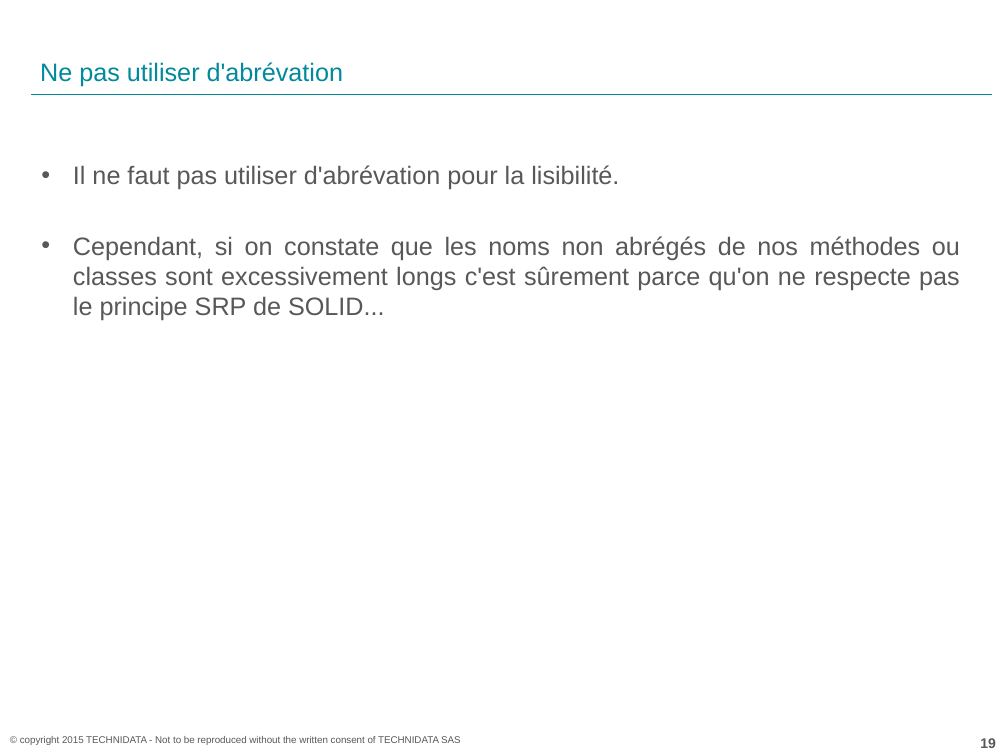
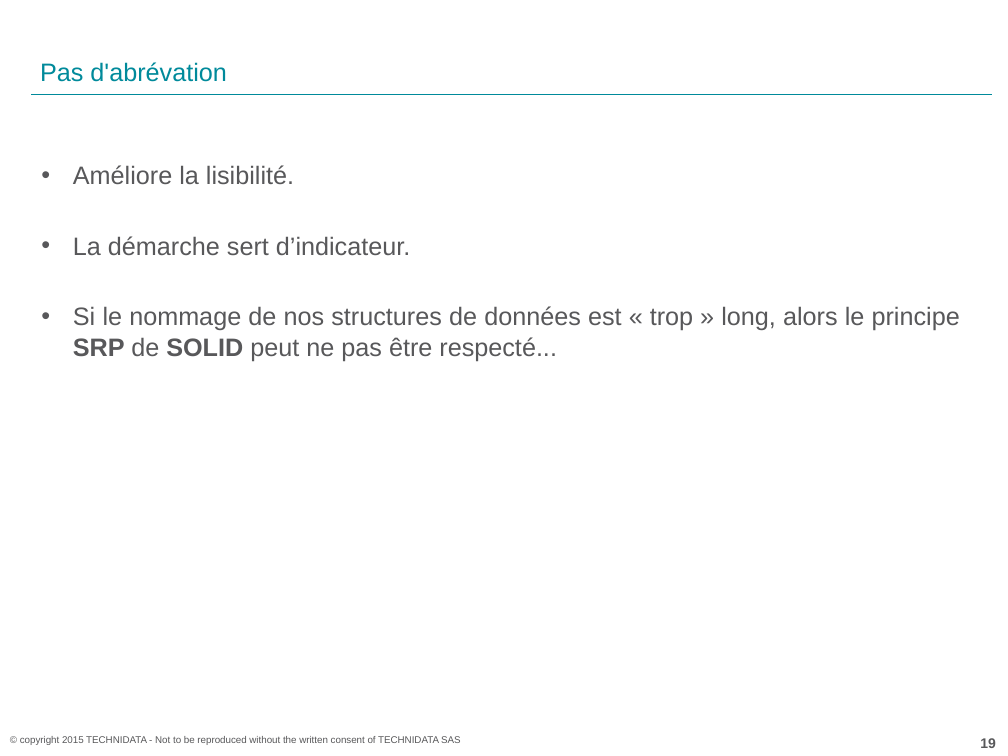
Before and after one commit to acoudene/ObjectCalisthenics, a slide deck: slide 19 of ObjectCalisthenics.pptx. Drawn at 1008x756 pixels with LibreOffice and Linux fonts; fonts in the diff are those of the drawing; background and template pictures are left out. Boxes give left, top, right and bottom in pixels: in the first picture for what was removed or moved away, otherwise in the second. Text is boxed around its words. In the diff, an @@ line names an element or a change of style, - is before the commit and + after.

```diff
--- a/ObjectCalisthenics.pptx
+++ b/ObjectCalisthenics.pptx
@@ title at <box>40,62,226,82</box>: text changed @@
-Ne pas utiliser d'abrévation
+Pas d'abrévation
@@ text at <box>73,165,960,361</box>: text changed @@
-• Il ne faut pas utiliser d'abrévation pour la lisibilité.
-• Cependant, si on constate que les noms non abrégés de nos méthodes ou classes sont excessivement longs c'est sûrement parce qu'on ne respecte pas le principe SRP de SOLID...
+• Améliore la lisibilité.
+• La démarche sert d’indicateur.
+• Si le nommage de nos structures de données est « trop » long, alors le principe SRP de SOLID peut ne pas être respecté...
```
Also in this commit, not shown: 21 other slides changed.
